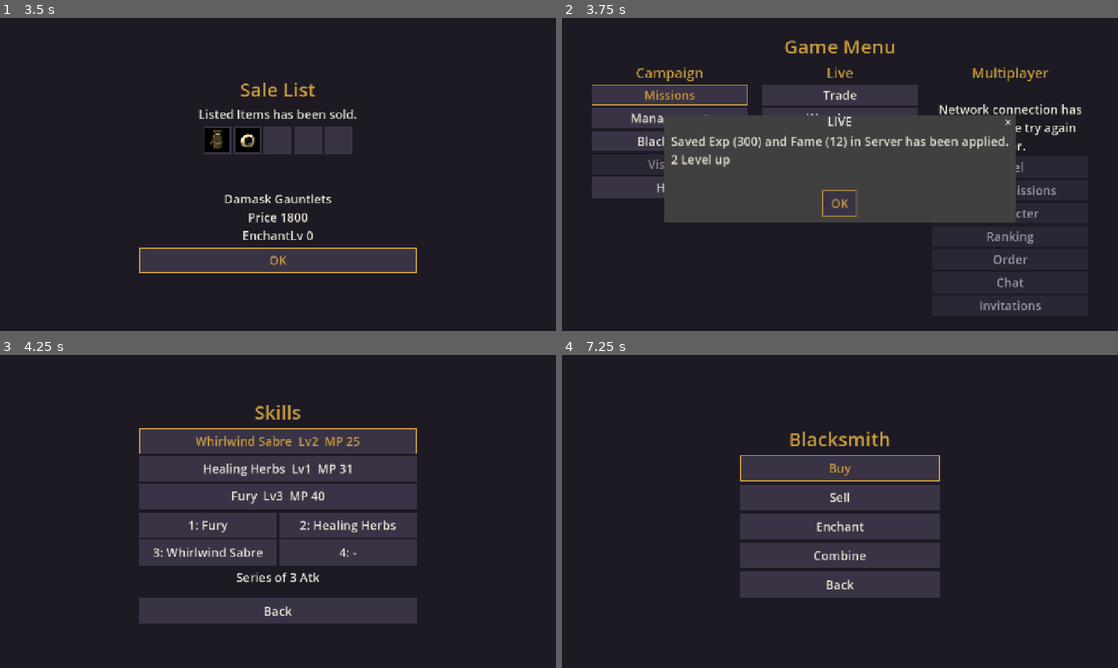
Above: before the commit, frames 1-4 (two rows, left to right).
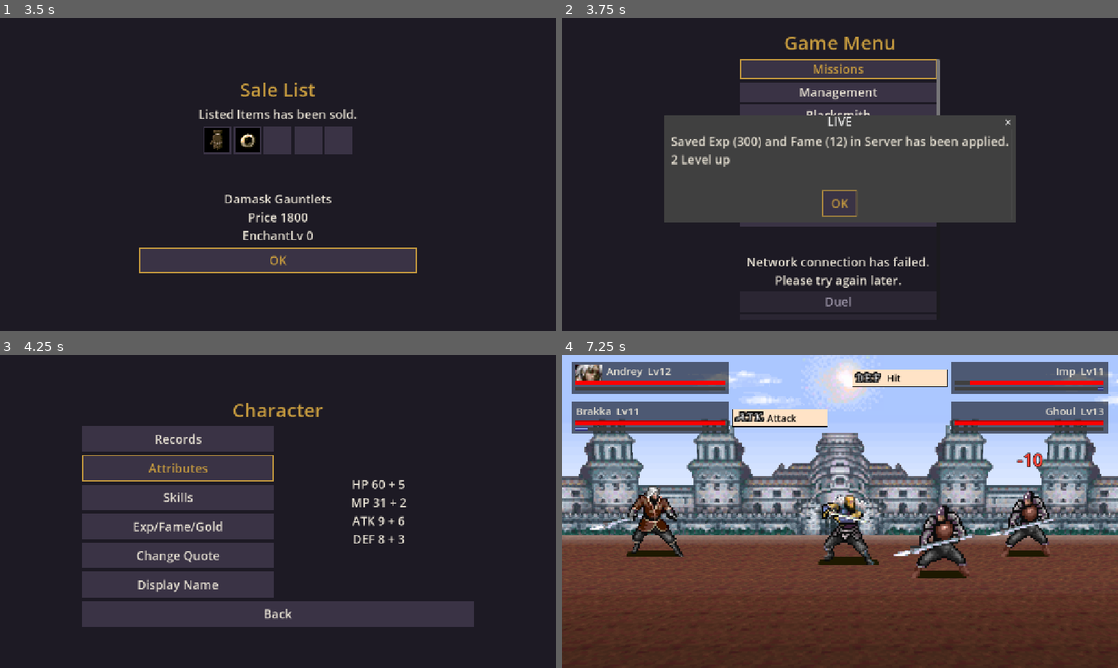
Above: after the commit, the same moments.

Repository: sapega89/Path-Of-A-Warrior
Game: Godot game, scene res://tools/shots.tscn
Two runs of this game, one before a commit and one after it. Both use one fixed random seed, a clock stepped at 60 frames per second and the inputs below. This scene is started directly instead of the project's main scene.
Inputs (mouse positions are in pixels of both pictures, inside the frame that each line leads up to):
- Up to frame 1 (3.5 s): tap Enter (ui_accept) at 0.5, 0.77 s; move the mouse to (400, 158) at 0.52 s; hold D (move_right) 0.53-1.25 s; hold J (attack) 0.53-1.25 s; click (400, 158) at 0.67 s; drag from (166, 190) to (250, 237) at 1.27 s; click "OK" at 2 s; click "Next" at 2.75 s
- Up to frame 2 (3.75 s): click "OK" at 3.5 s
- Up to frame 3 (4.25 s): no input
- Up to frame 4 (7.25 s): move the mouse to (895, 442) at 4.27 s; hold D (move_right) 4.28-5 s; tap Z (belt_1) at 4.35 s; click "OK" (after the commit: "Send") at 5 s; click (840, 408) at 5.75 s, where only the run after the commit has a clickable "Missions"; drag from (812, 574) to (673, 464) at 6.52 s

Frame 1 is identical in both runs. In frame 2, 12% of the frame differs, in the area x 5-94%, y 6-94%; in frame 3, 24%; in frame 4, 98%, in the area x 0-100%, y 0-100%.

Commit message:
Godot: the game menu in one column, scrolling with the focus
Groups with a gap between them: the campaign, the Live pages, the character
line and the multiplayer pages, then Help. No column headings.

Co-Authored-By: Claude Opus 5.5 <noreply@anthropic.com>
Claude-Session: https://claude.ai/code/session_01Pra1eppsSjeURjYinZGsts

Diff:
--- a/godot/client/i18n/strings.json
+++ b/godot/client/i18n/strings.json
@@ -707,14 +707,6 @@
     "en": "Missions",
     "uk": "Місії"
   },
-  "menu.campaign": {
-    "en": "Campaign",
-    "uk": "Кампанія"
-  },
-  "menu.live": {
-    "en": "Live",
-    "uk": "Live"
-  },
   "menu.online_missions": {
     "en": "Online Missions",
     "uk": "Онлайн-місії"
@@ -722,10 +714,6 @@
   "menu.invitations": {
     "en": "Invitations",
     "uk": "Запрошення"
-  },
-  "menu.multiplayer": {
-    "en": "Multiplayer",
-    "uk": "Мультиплеєр"
   },
   "live.backpack": {
     "en": "Backpack",
--- a/godot/client/scripts/screens/game_menu.gd
+++ b/godot/client/scripts/screens/game_menu.gd
@@ -1,8 +1,9 @@
 extends Control
-## Game menu, the hero's game (Main menu > Continue, and after the opening of a new game), in
-## three columns: the campaign (missions, management, blacksmith, visiting, and the help of the
-## whole game), the Live pages on the server (trade, warehouse, safe) and multiplayer
-## (scripts/ui/online_section.gd). Back returns to the main menu.
+## Game menu, the hero's game (Main menu > Continue, and after the opening of a new game), one
+## column: the campaign (missions, management, blacksmith, visiting), the Live pages on the
+## server (trade, warehouse, safe), multiplayer (scripts/ui/online_section.gd) and the help of
+## the whole game, a small gap between the groups; it scrolls with the focus. Back returns to
+## the main menu.
 ##
 ## The game is always online: here it starts (Cloud.game_started), and without an account the
 ## registration opens once, since the hero lives on the server. What Live kept for the player
@@ -17,47 +18,55 @@
 const LiveClient := preload("res://scripts/net/live_client.gd")
 const LiveNews := preload("res://scripts/ui/live_news.gd")
 const OnlineSection := preload("res://scripts/ui/online_section.gd")
-const COLUMN_WIDTH := 360
-## Each single-player column: its name, its heading, then its pages (button name, text key,
-## screen).
-const COLUMNS := [
-	["Campaign", "menu.campaign", [
-		["Missions", "menu.missions", "campaign"],
-		["Management", "menu.management", "management"],
-		["Blacksmith", "menu.blacksmith", "blacksmith"],
-		["Visiting", "menu.visiting", "visiting"],
-		["Help", "menu.help", "help"],  # of the whole game
-	]],
-	["Live", "menu.live", [
-		["Trade", "live.trade", "live_trade"],
-		["Warehouse", "live.warehouse", "live_warehouse"],
-		["Safe", "live.safe", "live_safe"],
-	]],
+const WIDTH := 460
+const LIST_HEIGHT := 600
+const GAP := 14
+## The pages of each single-player group: button name, text key, screen.
+const CAMPAIGN := [
+	["Missions", "menu.missions", "campaign"],
+	["Management", "menu.management", "management"],
+	["Blacksmith", "menu.blacksmith", "blacksmith"],
+	["Visiting", "menu.visiting", "visiting"],
+]
+const LIVE := [
+	["Trade", "live.trade", "live_trade"],
+	["Warehouse", "live.warehouse", "live_warehouse"],
+	["Safe", "live.safe", "live_safe"],
 ]
 
 var path: String = Profile.PATH
 var menu: VBoxContainer
-var buttons: Array[Button] = []  # the single-player pages
-var online: VBoxContainer  # the multiplayer column
+var list: VBoxContainer
+var buttons: Array[Button] = []  # the single-player pages and Help
+var online: VBoxContainer  # the multiplayer pages
 var news: Control  # what Live kept for the player; null when the game is not online
 
 
 func _ready() -> void:
 	path = str(Router.params.get("profile_path", Profile.PATH))
-	menu = UiTheme.menu_column(self, COLUMN_WIDTH * 3)
+	menu = UiTheme.menu_column(self, WIDTH)
 	menu.theme = UiTheme.compact()
 	menu.add_child(UiTheme.heading("menu.game", 44))
-	var columns := HBoxContainer.new()
-	columns.name = "Columns"
-	columns.add_theme_constant_override("separation", 32)
-	menu.add_child(columns)
-	for c in COLUMNS:
-		columns.add_child(_column(c[0], c[1], c[2]))
+	var scroll := ScrollContainer.new()
+	scroll.custom_minimum_size = Vector2(WIDTH, LIST_HEIGHT)
+	scroll.follow_focus = true
+	scroll.horizontal_scroll_mode = ScrollContainer.SCROLL_MODE_DISABLED
+	menu.add_child(scroll)
+	list = VBoxContainer.new()
+	list.name = "List"
+	list.size_flags_horizontal = Control.SIZE_EXPAND_FILL
+	list.add_theme_constant_override("separation", 6)
+	scroll.add_child(list)
+	for group in [CAMPAIGN, LIVE]:
+		for page in group:
+			_add(page[0], page[1], page[2])
+		_gap()
 	online = OnlineSection.new(Router.params)
-	online.custom_minimum_size = Vector2(COLUMN_WIDTH, 0)
-	columns.add_child(online)
+	list.add_child(online)
+	_gap()
+	_add("Help", "menu.help", "help")  # of the whole game
 	if not Visits.can_visit(Profile.load_or_new(path)):
-		menu.get_node("Columns/Campaign/Visiting").modulate = Color(1, 1, 1, 0.5)  # only says when one can visit
+		list.get_node("Visiting").modulate = Color(1, 1, 1, 0.5)  # only says when one can visit
 	buttons[0].grab_focus.call_deferred()
 	if Cloud.enabled():
 		Cloud.game_started()
@@ -67,20 +76,19 @@
 	_show_news()
 
 
-func _column(node_name: String, heading_key: String, pages: Array) -> VBoxContainer:
-	var col := VBoxContainer.new()
-	col.name = node_name
-	col.custom_minimum_size = Vector2(COLUMN_WIDTH, 0)
-	col.add_theme_constant_override("separation", 6)
-	col.add_child(UiTheme.heading(heading_key, 32))
-	for page in pages:
-		var b := Button.new()
-		b.name = page[0]
-		b.text = page[1]
-		b.pressed.connect(_open.bind(str(page[2])))
-		col.add_child(b)
-		buttons.append(b)
-	return col
+func _add(node_name: String, text_key: String, screen: String) -> void:
+	var b := Button.new()
+	b.name = node_name
+	b.text = text_key
+	b.pressed.connect(_open.bind(screen))
+	list.add_child(b)
+	buttons.append(b)
+
+
+func _gap() -> void:
+	var gap := Control.new()
+	gap.custom_minimum_size = Vector2(0, GAP)
+	list.add_child(gap)
 
 
 ## A page of the hero's own game: off the online game first.
--- a/godot/client/scripts/ui/online_section.gd
+++ b/godot/client/scripts/ui/online_section.gd
@@ -1,5 +1,5 @@
 extends VBoxContainer
-## The multiplayer part of the game menu: Duel, Online Missions, Character, Ranking, Order,
+## The multiplayer part of the game menu, under the line of the character: Duel, Online Missions, Character, Ranking, Order,
 ## Chat and Invitations, open once the player is online. Showing it puts the player online
 ## (scripts/net/online_client.gd enter); until the server answers it says "Connecting...",
 ## without an answer "Network connection has failed".
@@ -32,7 +32,6 @@
 	name = "Multiplayer"
 	online = OnlineClient.of(params)
 	add_theme_constant_override("separation", 6)
-	add_child(UiTheme.heading("menu.multiplayer", 32))
 	who = UiTheme.note("Who")
 	who.add_theme_font_size_override("font_size", 22)
 	add_child(who)
--- a/godot/client/tests/test_live_client.gd
+++ b/godot/client/tests/test_live_client.gd
@@ -192,7 +192,7 @@
 	var screen: Control = GameMenu.new()
 	root.add_child(screen)
 	eq(screen.buttons.map(func(b): return str(b.name)), ["Missions", "Management", "Blacksmith",
-		"Visiting", "Help", "Trade", "Warehouse", "Safe"])
+		"Visiting", "Trade", "Warehouse", "Safe", "Help"])
 	eq(screen.online.buttons.map(func(b): return str(b.name)), ["Duel", "OnlineMissions", "Character",
 		"Ranking", "Order", "Chat", "Invitations"], "the multiplayer pages in the same menu")
 	check(t[0].synced and screen.news.done, "Live synced, nothing new")
--- a/godot/client/tools/shots.gd
+++ b/godot/client/tools/shots.gd
@@ -269,6 +269,9 @@
 	Router.push("game_menu", live_params.merged(mp_params))
 	await _frames(2)
 	await _shot(out, "11a_game_menu")
+	Router.current.buttons[-1].grab_focus()  # Help, at the end: the list scrolls down
+	await _frames(3)
+	await _shot(out, "11a_game_menu_end")
 	Router.push("online_character", mp_params)
 	await _frames(2)
 	Router.current.open("records")
